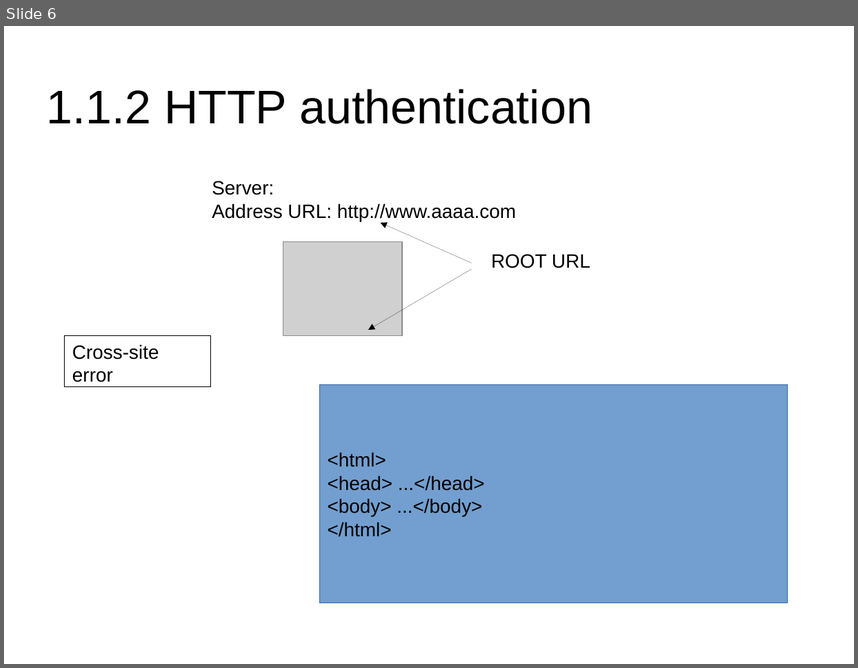
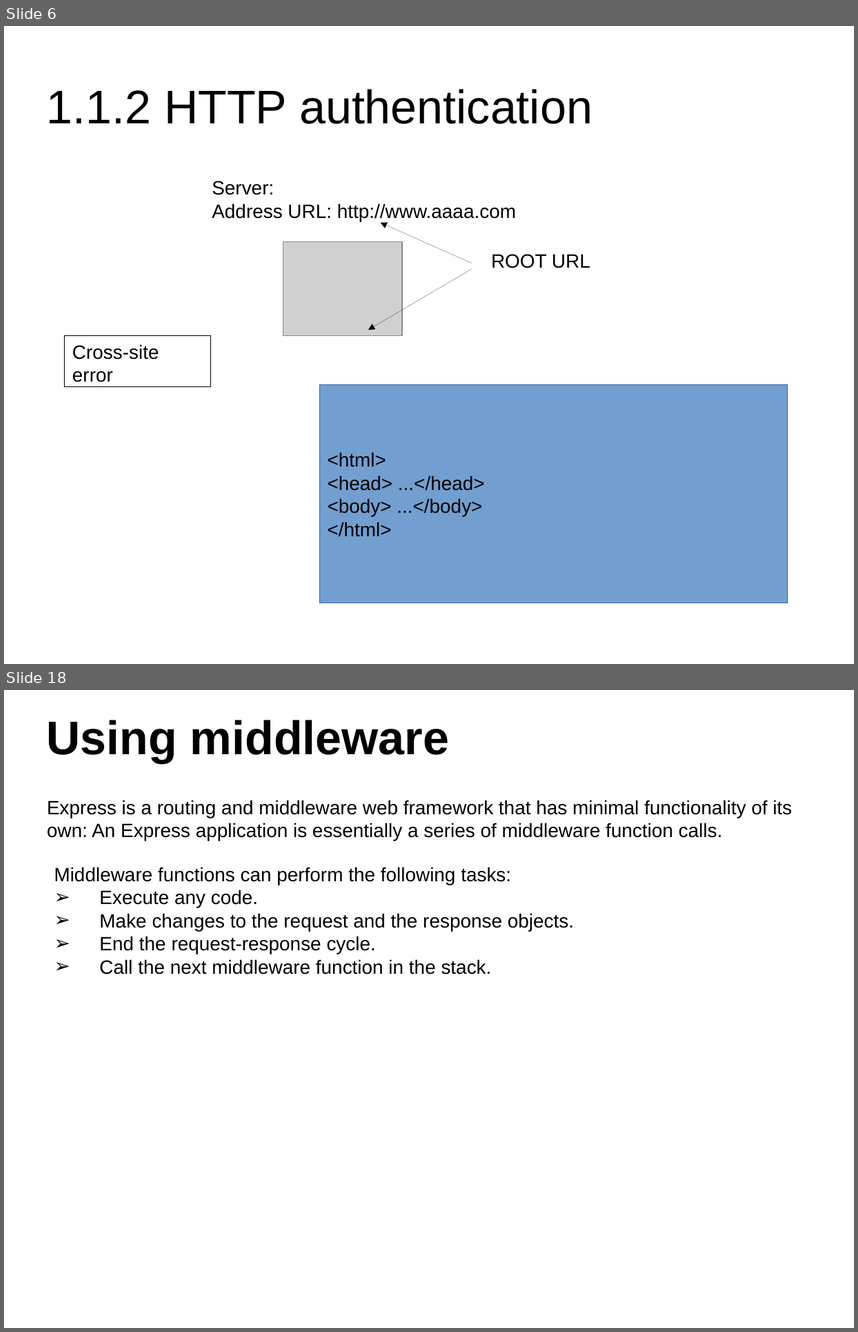
Before and after one commit to masterfish2015/my_project, a slide deck: teaching/javascript_html_server_and_client.pptx. Shown one above the other, each under a label of ours: slide 6 before the commit, slides 6 and 18 after it; the slides between them are not shown. The pictures are 858x668 and 858x1332 pixels, drawn with LibreOffice and Linux fonts; fonts in the diff are those of the drawing; grey boxes stand for pictures. Boxes give left, top, right and bottom in pixels: in the first picture for what was removed or moved away, otherwise in the second. Text is boxed around its words. In the diff, an @@ line names an element or a change of style, - is before the commit and + after.

```diff
--- a/teaching/javascript_html_server_and_client.pptx
+++ b/teaching/javascript_html_server_and_client.pptx
@@ slide 18 added at (x1=4, y1=690, x2=854, y2=1328), background #FFFFFF @@
@@ title added at (x1=47, y1=720, x2=449, y2=763), 44 pt, text #000000, bold @@
+Using middleware
@@ text added at (x1=47, y1=800, x2=792, y2=840), 18 pt, text #000000 @@
+Express is a routing and middleware web framework that has minimal functionality of its own: An Express application is essentially a series of middleware function calls.
@@ text added at (x1=54, y1=867, x2=574, y2=974), 18 pt, text #000000 @@
+Middleware functions can perform the following tasks:
+➢ Execute any code.
+➢ Make changes to the request and the response objects.
+➢ End the request-response cycle.
+➢ Call the next middleware function in the stack.
```
Also in this commit, not shown: 3 slides changed, 52 other slides added, 2 other files.
